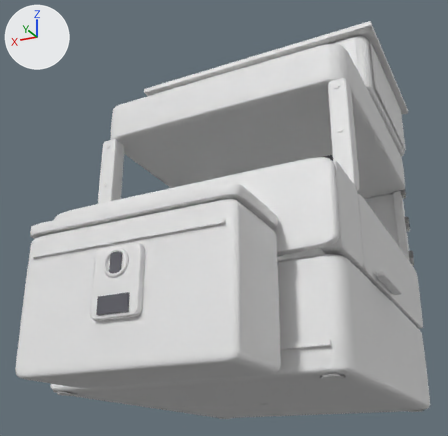
Renders of the FBX model Assets/_Project/Art/Models/pusher_shell.fbx from each side of a commit.
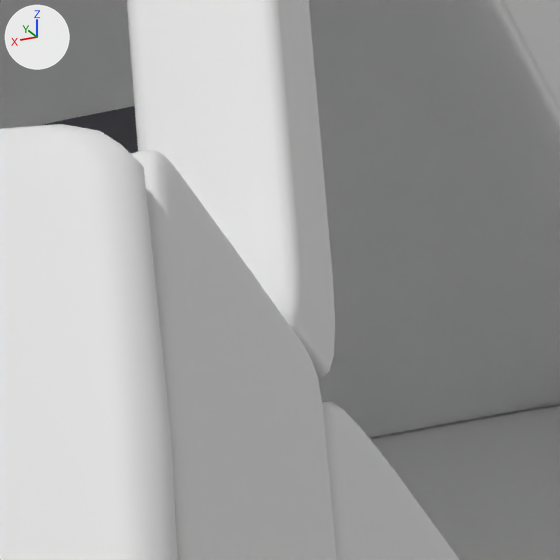
Old and new are each drawn whole from a camera (50 mm lens) standing at (-1.38, 3.22, -0.33) and looking at (0.12, 0.22, 1.02) and again close up on the part from 70% to 87% of the width and 32% to 49% of the height. The axes (+X, +Y, +Z) are drawn at upper left. The lights are the same throughout. The first two pictures are the older version. Where no turn or scale is listed for an object, it has been applied to the vertices. Vertices at exactly the same position are counted once.

The first close-up shows 'pusher_shell'.
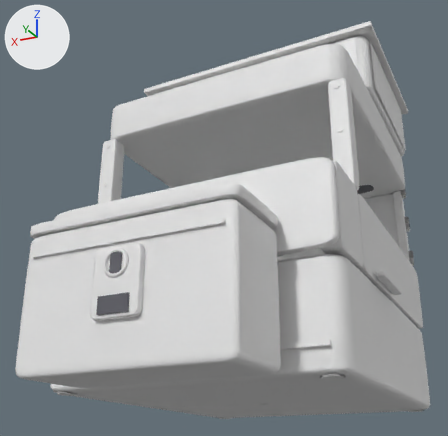
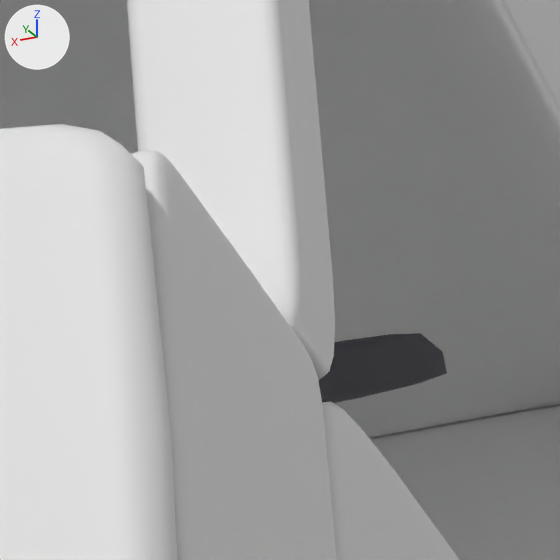
What the commit changed:
me_pusher_shell has 5562 vertices, 10290 faces and spans x -0.81..0.81, y -1.01..1.39, z 0.0..2.17.
me_pusher_shell is used by ob_pusher_shell; location (0.0, 0.0, 0.0).
me_pusher_shell part 1: the loose piece of 224 vertices spanning x -0.55..0.55, y -0.32..-0.18, z 1.49..1.52 is moved by (0.0, -0.53, 0.0).

Changed parts and their boxes [x1, y1, x2, y2] in the close-ups (560 x 560 px; the box of a moved part takes in the faces that stretch with it):
part 1 of me_pusher_shell, moved or reshaped
    before: [39, 106, 138, 153]
    after: [319, 333, 447, 403]
